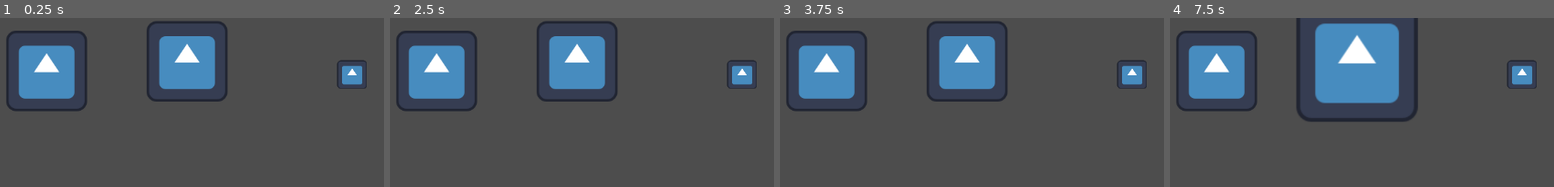
Above: before the commit, frames 1-4 (left to right).
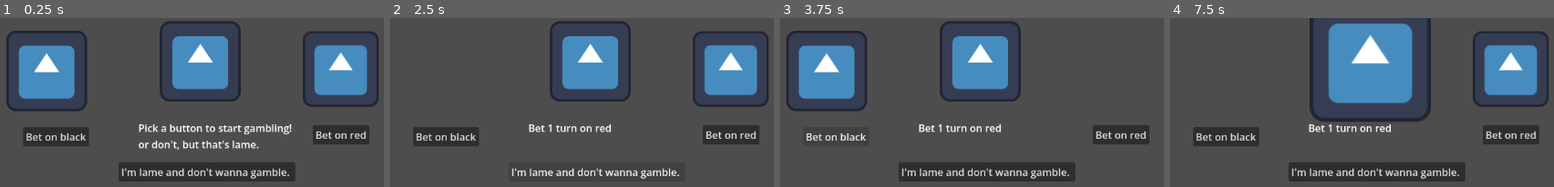
Above: after the commit, the same moments.

Repository: soligso-cpu/Chess-II-The-final-dlc-real-
Game: Godot game, scene res://Scenes/roulette.tscn
The game is run twice, just before and just after one commit, with the same random seed, the same clock (stepped at 60 frames per second) and the same inputs. This scene is started directly instead of the project's main scene. The engine's default icon, where the game draws it, is replaced by a stand-in: a white triangle on a blue panel in a dark square.
Inputs (mouse positions are in pixels of both pictures, inside the frame that each line leads up to):
- Up to frame 1 (0.25 s): no input
- Up to frame 2 (2.5 s): click (731, 134) at 0.5 s, where only the run after the commit has a clickable "Bet on red"; click (447, 136) at 1.25 s, where only the run after the commit has a clickable "Bet on black"; click (597, 171) at 2 s, where only the run after the commit has a clickable "I'm lame and don't wanna gamb…"
- Up to frame 3 (3.75 s): click (1121, 134) at 2.75 s, where only the run after the commit has a clickable "Bet on red"; click (837, 136) at 3.5 s, where only the run after the commit has a clickable "Bet on black"
- Up to frame 4 (7.5 s): click (1377, 171) at 4.25 s, where only the run after the commit has a clickable "I'm lame and don't wanna gamb…"; click (1511, 134) at 5 s, where only the run after the commit has a clickable "Bet on red"; click (1227, 136) at 5.75 s, where only the run after the commit has a clickable "Bet on black"; click (1377, 171) at 6.5 s, where only the run after the commit has a clickable "I'm lame and don't wanna gamb…"; move the mouse to (1358, 61) at 7.27 s; click (1358, 61) at 7.35 s

The runs differ from the first frame. In frame 1, 18% of the frame differs, in the area x 6-99%, y 1-97%; in frame 2, 19%; in frame 3, 12%; in frame 4, 27%, in the area x 1-99%, y 0-97%.

Commit message:
Gamble animation and buttons working.

Diff:
--- a/chess-ii--the-final-dlc/Scenes/roulette.tscn
+++ b/chess-ii--the-final-dlc/Scenes/roulette.tscn
@@ -12,7 +12,7 @@
 [node name="Area2D" type="Area2D" parent="." unique_id=2111809431]
 
 [node name="CollisionShape2D" type="CollisionShape2D" parent="Area2D" unique_id=1203648578]
-position = Vector2(312.5, 69)
+position = Vector2(334, 68)
 shape = SubResource("RectangleShape2D_l12oi")
 
 [node name="Black" type="Sprite2D" parent="." unique_id=1429336466]
@@ -20,22 +20,77 @@
 texture = ExtResource("2_sxnde")
 
 [node name="Red" type="Sprite2D" parent="." unique_id=112456723]
-position = Vector2(573.99994, 90)
-scale = Vector2(0.3671875, 0.3515625)
+position = Vector2(556, 81.00001)
+scale = Vector2(0.94140524, 0.94140625)
 texture = ExtResource("2_sxnde")
 
 [node name="Button" type="Sprite2D" parent="." unique_id=415802366]
-position = Vector2(313, 69)
+position = Vector2(334, 69)
 texture = ExtResource("2_sxnde")
 
 [node name="SpinTimer" type="Timer" parent="." unique_id=510742156]
-wait_time = 2.005
+wait_time = 9.958
+one_shot = true
 
 [node name="SwitchTimer" type="Timer" parent="." unique_id=676724926]
 wait_time = 0.388
+one_shot = true
+
+[node name="Control" type="Control" parent="." unique_id=376478417]
+layout_mode = 3
+anchors_preset = 0
+offset_right = 40.0
+offset_bottom = 40.0
+size_flags_horizontal = 3
+size_flags_vertical = 3
+
+[node name="RedButton" type="Button" parent="Control" unique_id=203641953]
+layout_mode = 1
+anchors_preset = -1
+anchor_left = 12.8
+anchor_top = 4.25
+anchor_right = 15.025001
+anchor_bottom = 5.025
+text = "Bet on red"
+
+[node name="BlackButton" type="Button" parent="Control" unique_id=2116149572]
+layout_mode = 1
+anchors_preset = -1
+anchor_left = 1.35
+anchor_top = 4.3250003
+anchor_right = 3.9500003
+anchor_bottom = 5.1000004
+offset_top = -1.5258789e-05
+offset_right = -1.5258789e-05
+offset_bottom = -1.5258789e-05
+text = "Bet on black"
+
+[node name="Label" type="Label" parent="Control" unique_id=1258296984]
+layout_mode = 0
+offset_left = 236.0
+offset_top = 163.0
+offset_right = 479.0
+offset_bottom = 212.0
+text = "Pick a button to start gambling!
+or don't, but that's lame. "
+
+[node name="QuitButton" type="Button" parent="Control" unique_id=1480283557]
+layout_mode = 1
+anchors_preset = -1
+anchor_left = 5.2500005
+anchor_top = 5.7250004
+anchor_right = 12.1
+anchor_bottom = 6.5000005
+offset_left = -5.0000153
+offset_top = -1.5258789e-05
+offset_bottom = -3.0517578e-05
+text = "I'm lame and don't wanna gamble. "
 
 [connection signal="input_event" from="Area2D" to="." method="_on_area_2d_input_event"]
 [connection signal="mouse_entered" from="Area2D" to="." method="_on_area_2d_mouse_entered"]
 [connection signal="mouse_exited" from="Area2D" to="." method="_on_area_2d_mouse_exited"]
 [connection signal="timeout" from="SpinTimer" to="." method="_on_spin_timer_timeout"]
 [connection signal="timeout" from="SwitchTimer" to="." method="_on_switch_timer_timeout"]
+[connection signal="button_up" from="Control/RedButton" to="." method="_on_red_button_button_up"]
+[connection signal="button_up" from="Control/BlackButton" to="." method="_on_black_button_button_up"]
+[connection signal="button_up" from="Control/QuitButton" to="." method="_on_quit_button_button_up"]
--- a/chess-ii--the-final-dlc/Scripts/roulette.gd
+++ b/chess-ii--the-final-dlc/Scripts/roulette.gd
@@ -2,13 +2,16 @@
 
 var hover_indicator = Vector2(0.5,0.5)
 enum winning_colour {
-	BLACK,
-	RED
+	BLACK = 1,
+	RED = 2
 }
 var winner
 var hover = false
 var currently_gambling = false
-var red_showing = false
+var colour_showing = 2
+var timer_length = 1
+var timer_slow = 0.9
+var chosen_colour
 
 # Called when the node enters the scene tree for the first time.
 func _ready() -> void:
@@ -17,12 +20,12 @@
 
 # Called every frame. 'delta' is the elapsed time since the previous frame.
 func _process(delta: float) -> void:
-	if Input.is_action_just_pressed("Click") and currently_gambling == false:
+	if Input.is_action_just_pressed("Click") and currently_gambling == false and chosen_colour:
 		print("START GAMBLIN")
 		currently_gambling = true
 		$SpinTimer.start()
-	if currently_gambling == true:
-		$SwitchTimer.start()
+		timer_length = 1
+		$SwitchTimer.start(timer_length)
 
 func _on_area_2d_mouse_entered() -> void:
 	$Button.scale += hover_indicator
@@ -34,16 +37,54 @@
 
 func _on_spin_timer_timeout() -> void:
 	currently_gambling = false
-
+	print("no more gamba", currently_gambling)
+	winner = randi_range(winning_colour.BLACK, winning_colour.RED)
+	print(winner)
+	if winner == winning_colour.BLACK:
+		$Black.visible = true
+		$Red.visible = false
+	elif winner == winning_colour.RED:
+		$Black.visible = false
+		$Red.visible = true
+	if winner == chosen_colour:
+		print("WIN")
+		$Control/Label.text = str("Congratualtions! You win an extra
+		turn!")
+	elif winner != chosen_colour:
+		print("aw dangit")
+		$Control/Label.text = str("Oh well, you lost your turn.")
 
 func _on_switch_timer_timeout() -> void:
-	if red_showing == true:
+	if colour_showing == 1:
 		print("black")
 		$Black.visible = true
 		$Red.visible = false
-		red_showing = false
-	if red_showing == false:
+		colour_showing = 2
+	elif colour_showing == 2:
 		print("red")
 		$Black.visible = false
 		$Red.visible = true
-		red_showing = true
+		colour_showing = 1
+	if currently_gambling == true:
+		timer_length = timer_length * timer_slow
+		$SwitchTimer.start(timer_length)
+		print(currently_gambling)
+
+
+func _on_red_button_button_up() -> void:
+	if currently_gambling == false:
+		chosen_colour = winning_colour.RED
+		print("all in on red")
+		$Control/Label.text = str("Bet 1 turn on red")
+func _on_black_button_button_up() -> void:
+	if currently_gambling == false:
+		chosen_colour = winning_colour.BLACK
+		print("all in on black")
+		$Control/Label.text = str("Bet 1 turn on black")
+
+
+func _on_quit_button_button_up() -> void:
+	if currently_gambling == false:
+		chosen_colour = 0
+		print("lame")
+		$Control/Label.text = str("You have opted not to gamble.")
